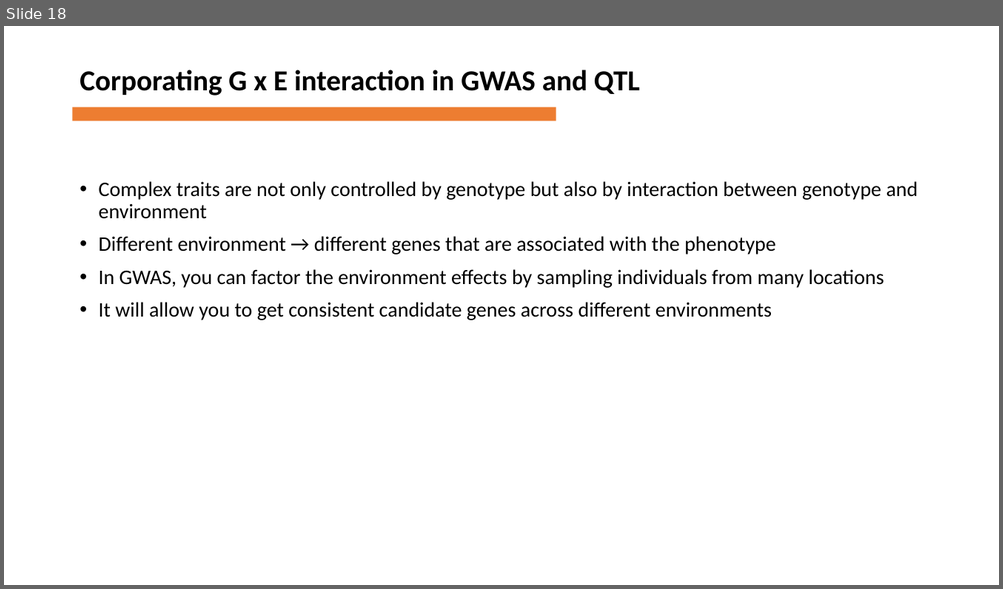
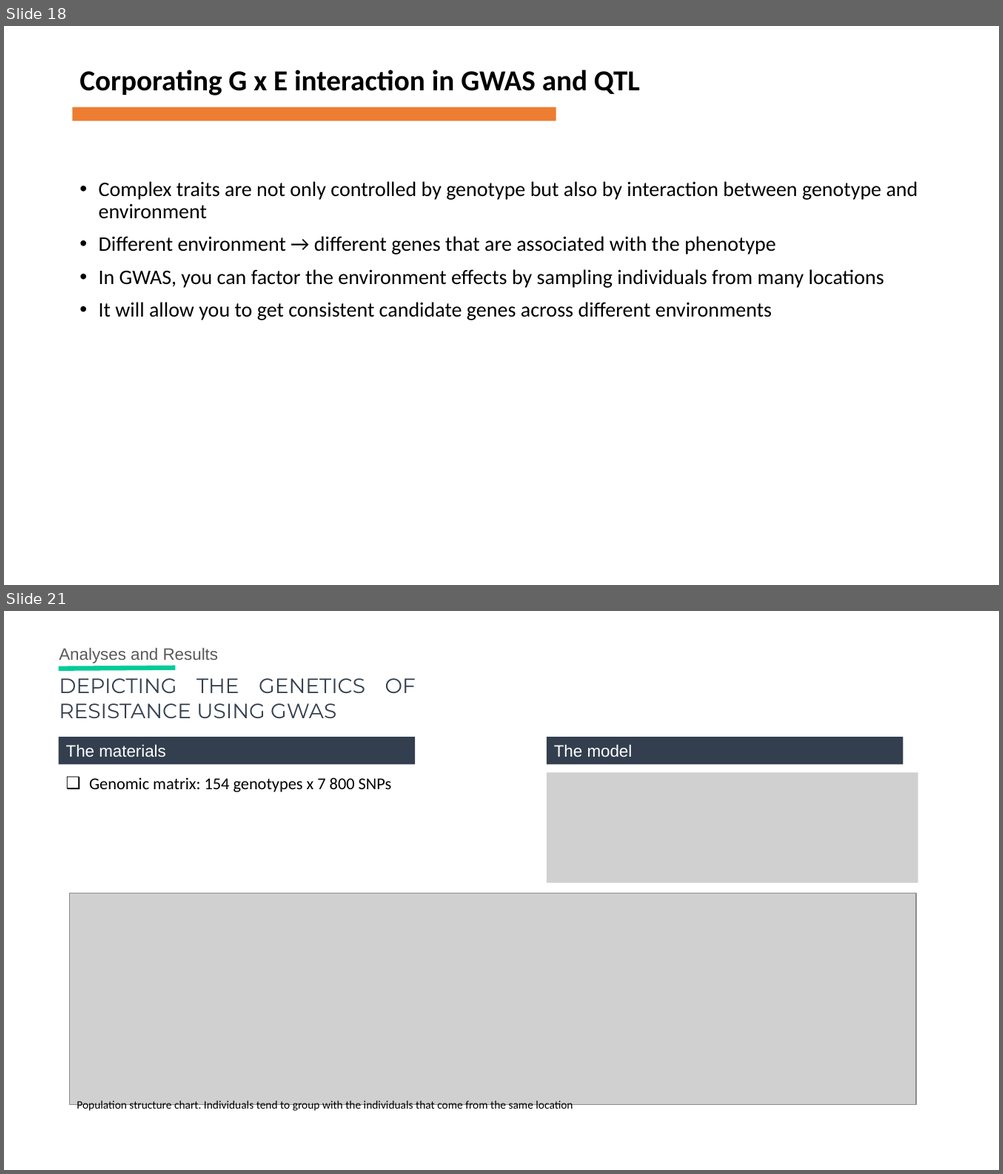
Before and after one commit to firzaariany/Course_Tree_improvement, a slide deck: Advances in quantitative genetics.pptx. Shown one above the other, each under a label of ours: slide 18 before the commit, slides 18 and 21 after it; the slides between them are not shown. The pictures are 1003x589 and 1003x1174 pixels, drawn with LibreOffice and Linux fonts; fonts in the diff are those of the drawing; grey boxes stand for pictures. Boxes give left, top, right and bottom in pixels: in the first picture for what was removed or moved away, otherwise in the second. Text is boxed around its words. In the diff, an @@ line names an element or a change of style, - is before the commit and + after.

```diff
--- a/Advances in quantitative genetics.pptx
+++ b/Advances in quantitative genetics.pptx
@@ slide 21 added at bbox=[4, 611, 999, 1170], background #FFFFFF @@
@@ text added at bbox=[59, 648, 218, 664], 16 pt, text #595959 @@
+Analyses and Results
@@ line added from (176, 668) to (59, 669), #00CC99 4.5 pt @@
@@ text added at bbox=[59, 678, 415, 718], 20 pt, text #333F50 @@
+DEPICTING THE GENETICS OF RESISTANCE USING GWAS
@@ rectangle added at bbox=[59, 737, 415, 765], fill #333F50, 16 pt, text #FFFFFF @@
+The materials
@@ rectangle added at bbox=[546, 737, 903, 765], fill #333F50, 16 pt, text #FFFFFF @@
+The model
@@ text added at bbox=[89, 777, 392, 792], 16 pt, text #000000 @@
+❑ Genomic matrix: 154 genotypes x 7 800 SNPs
@@ picture added at bbox=[546, 773, 918, 883] @@
@@ picture added at bbox=[70, 894, 916, 1105] @@
@@ text added at bbox=[77, 1101, 572, 1113], 11 pt, text #000000 @@
+Population structure chart. Individuals tend to group with the individuals that come from the same location
```
Also in this commit, not shown: 4 slides changed, 4 other slides added, 1 slide removed, 1 other file.
